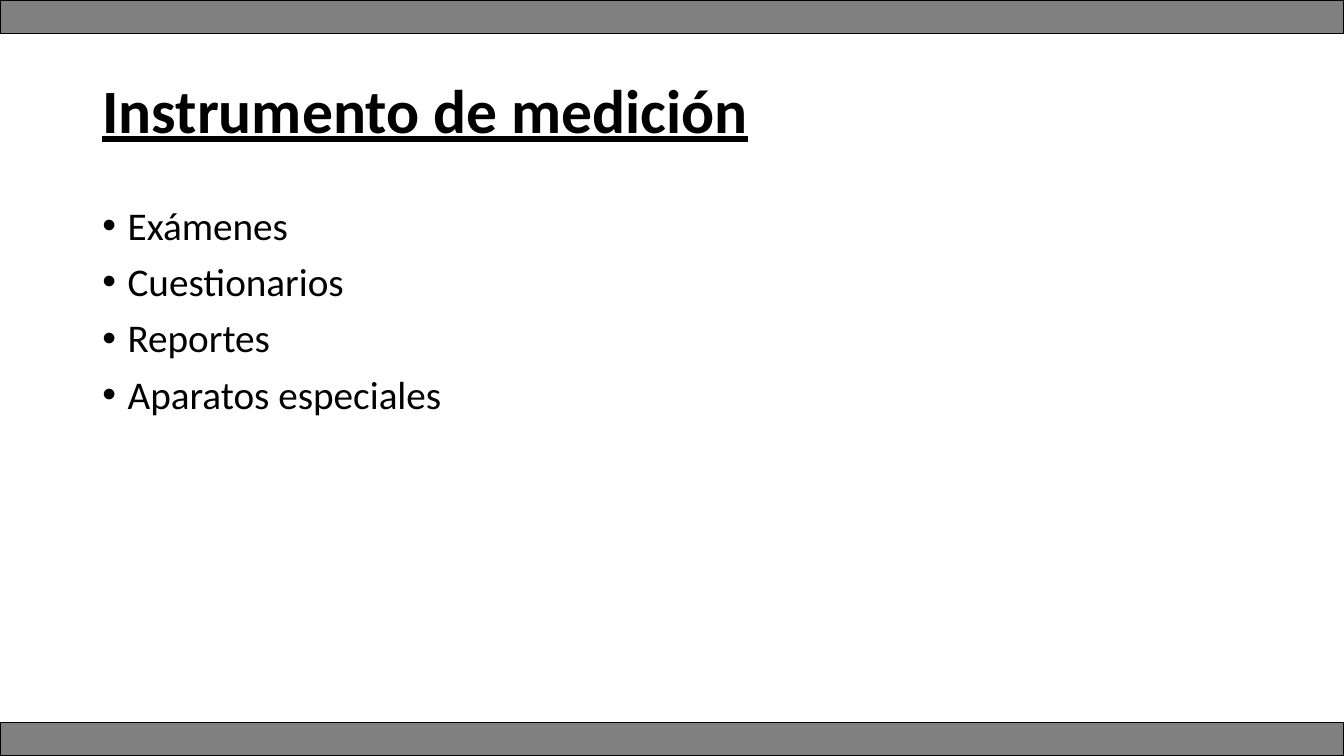
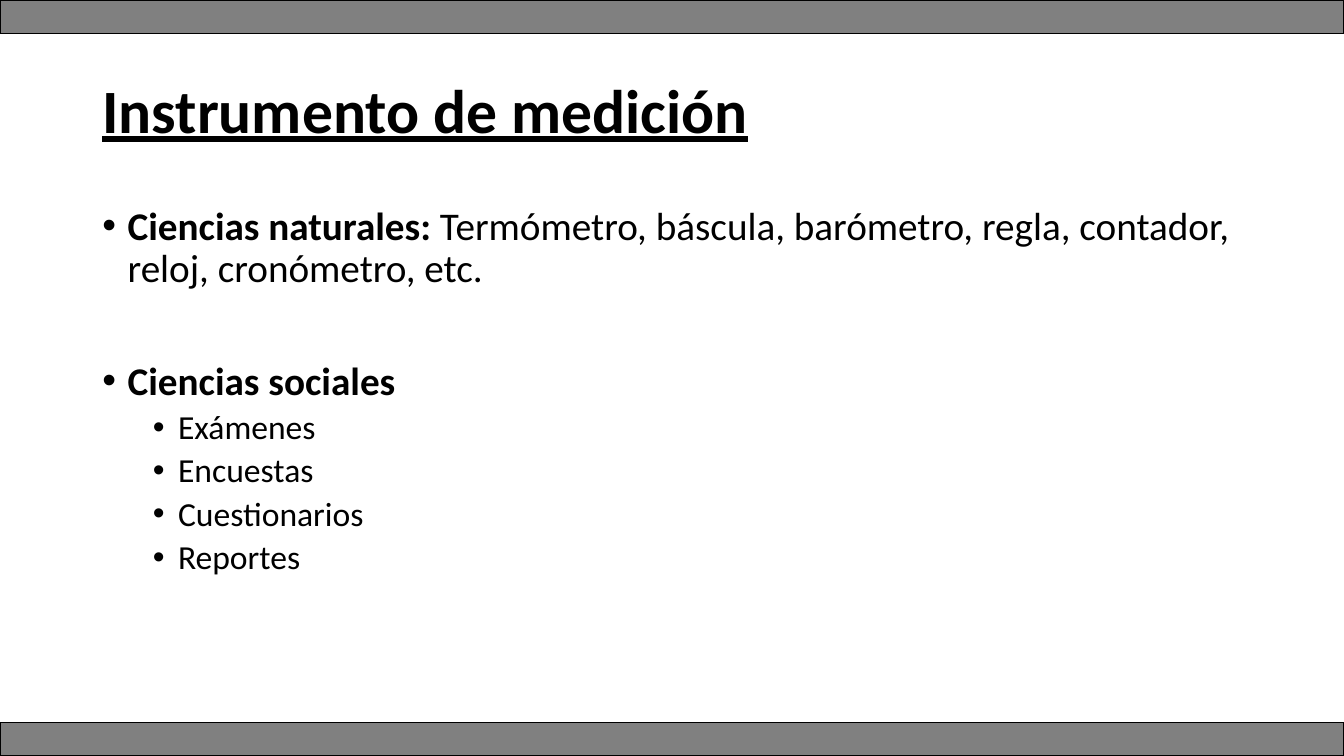
Before and after one commit to Adrifelcha/afchavez-019, a slide deck: slide 7 of JeanPiaget/Presentaciones/04_RecolecciónyAnálisisDatos.pptx (slide 6 before the commit). Drawn at 1344x756 pixels with LibreOffice and Linux fonts; fonts in the diff are those of the drawing. Boxes give left, top, right and bottom in pixels: in the first picture for what was removed or moved away, otherwise in the second. Text is boxed around its words. In the diff, an @@ line names an element or a change of style, - is before the commit and + after.

```diff
--- a/JeanPiaget/Presentaciones/04_RecolecciónyAnálisisDatos.pptx
+++ b/JeanPiaget/Presentaciones/04_RecolecciónyAnálisisDatos.pptx
@@ text at [128, 212, 1229, 396]: paragraphs added @@
+• Ciencias naturales: Termómetro, báscula, barómetro, regla, contador, reloj, cronómetro, etc.
+• Ciencias sociales
@@ text at [128, 381, 441, 416]: paragraph removed @@
-• Aparatos especiales
@@ text at [178, 416, 363, 575]: size 28 to 24 pt in "Exámenes", "Cuestionarios", "Reportes"; list level 1 to 2 in "Exámenes"; list level 1 to 2 in "Cuestionarios"; list level 1 to 2 in "Reportes" @@
@@ text at [178, 460, 313, 483]: paragraph added @@
+  • Encuestas
```
Also in this commit, not shown: 3 other slides changed, 7 slides added, 1 slide removed, 6 other files.
